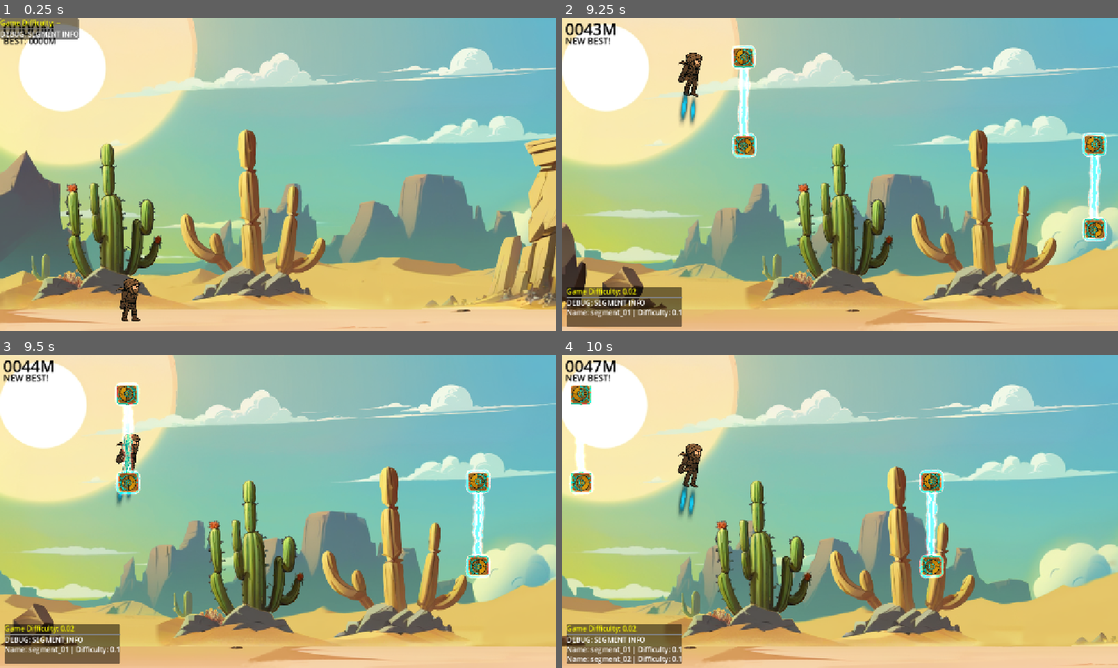
Above: before the commit, frames 1-4 (two rows, left to right).
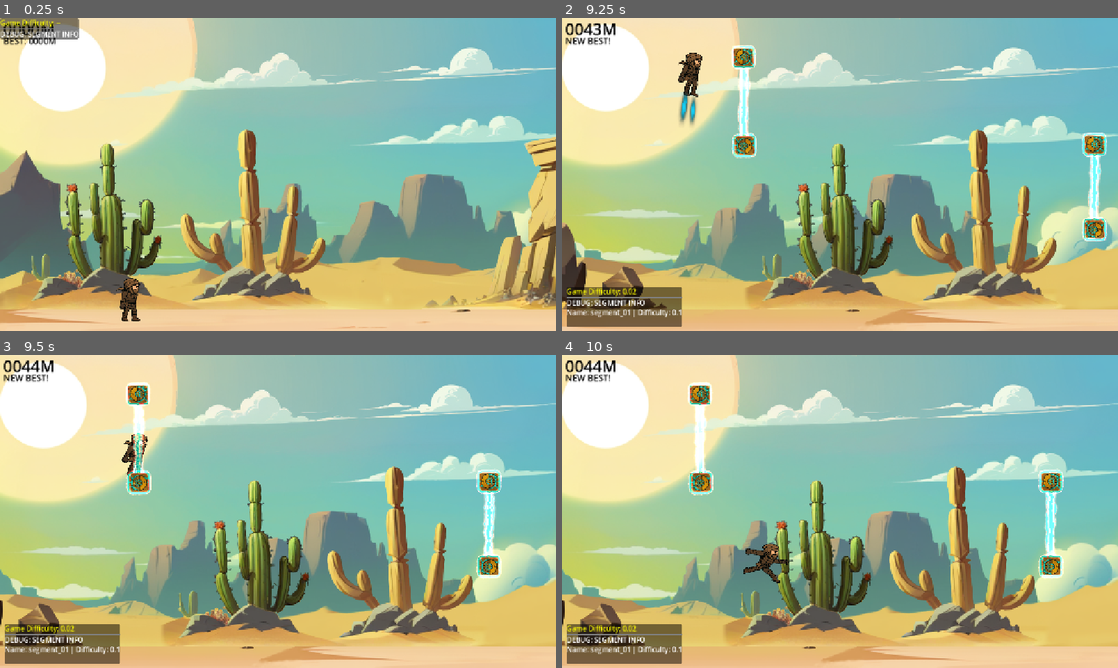
Above: after the commit, the same moments.

Repository: snowfrogdev/jetpack-joyride-clone
Game: Godot game, scene res://main.tscn
The game is run twice, just before and just after one commit, with the same random seed, the same clock (stepped at 60 frames per second) and the same inputs.
Inputs:
- Up to frame 1 (0.25 s): no input
- Up to frame 2 (9.25 s): tap Enter (ui_accept) at 0.5, 0.77, 1.52, 3.02, 3.77, 4.52, 6.02, 6.77, 7.52, 9.02 s; hold Space (Boost) 0.53-1.28 s; tap Space (Boost) every 1.5 s from 1.35 to 8.85 s; hold Space (Boost) 2.03-2.78 s; hold Space (Boost) 3.53-4.28 s; hold Space (Boost) 5.03-5.78 s; hold Space (Boost) 6.53-7.28 s; hold Space (Boost) 8.03-8.78 s
- Up to frame 3 (9.5 s): no input
- Up to frame 4 (10 s): hold Space (Boost) from 9.53 s (still down); tap Enter (ui_accept) at 9.77 s

Frames 1-2 are identical in both runs. In frame 3, 13% of the frame differs, in the area x 0-100%, y 0-98%; in frame 4, 26%, in the area x 0-100%, y 0-100%.
Error before the commit: Invalid call. Nonexistent function 'play_impact_sfx' in base 'Node2D (SunCoreRelays)'. (res://player/player.gd:61)

Commit message:
Add sun core relays audio asset and integrate into sun lance mechanics

Diff:
--- a/hazards/sun_core_relays/sun_core_relays.tscn
+++ b/hazards/sun_core_relays/sun_core_relays.tscn
@@ -1,9 +1,10 @@
-[gd_scene load_steps=10 format=3 uid="uid://bofack50w2ncn"]
+[gd_scene load_steps=11 format=3 uid="uid://bofack50w2ncn"]
 
 [ext_resource type="Script" uid="uid://bbshymeemmvwh" path="res://hazards/sun_core_relays/sun_core_relays.gd" id="1_pcxc2"]
 [ext_resource type="Texture2D" uid="uid://bgxaicew036cs" path="res://assets/suncore_relay.png" id="2_4tqej"]
 [ext_resource type="Shader" uid="uid://dhjauhskmx7c0" path="res://hazards/sun_core_relays/sun_core_beam.gdshader" id="2_h3245"]
 [ext_resource type="Shader" uid="uid://cigbbue3j7u24" path="res://hazards/sun_core_relays/sun_core_relays.gdshader" id="3_vgy54"]
+[ext_resource type="AudioStream" uid="uid://buknkb8pt1yhi" path="res://assets/audio/sun_core_relays.wav" id="5_bac2j"]
 
 [sub_resource type="ShaderMaterial" id="ShaderMaterial_h3245"]
 shader = ExtResource("2_h3245")
@@ -106,5 +107,10 @@
 metadata/_edit_lock_ = true
 
 [node name="CollisionShape2D" type="CollisionShape2D" parent="Collider" groups=["hazard"]]
-shape = SubResource("RectangleShape2D_r4faw")
+shape = SubResource("RectangleShape2D_txov4")
 metadata/_edit_lock_ = true
+
+[node name="AudioStreamPlayer2D" type="AudioStreamPlayer2D" parent="."]
+stream = ExtResource("5_bac2j")
+autoplay = true
+max_distance = 1500.0
--- a/hazards/sun_lance/projectile.gd
+++ b/hazards/sun_lance/projectile.gd
@@ -1,6 +1,16 @@
 extends Area2D
+
+signal player_collision
 
 @onready var sfx: AudioStreamPlayer = $ImpactSfx
 
+func _ready() -> void:
+  body_entered.connect(_on_body_entered)
+
+func _on_body_entered(body) -> void:
+  if body.is_in_group("player"):
+    player_collision.emit()
+    play_impact_sfx()
+
 func play_impact_sfx() -> void:
   sfx.play()
--- a/hazards/sun_lance/states/fired.gd
+++ b/hazards/sun_lance/states/fired.gd
@@ -2,8 +2,32 @@
 
 func enter(_previous_state_path: String, _data: Dictionary = {}) -> void:
   print("Entering Fired state")
+
+  # Connect to the projectile's player_collision signal
+  sun_lance_attack.projectile.player_collision.connect(_on_player_collision)
+
+  # Queue free after timeout if no collision occurs
   await get_tree().create_timer(15).timeout
-  sun_lance_attack.queue_free()
+
+  # Check if the node still exists before freeing
+  if is_instance_valid(sun_lance_attack):
+    sun_lance_attack.queue_free()
+
+func exit() -> void:
+  # Disconnect the signal when exiting the state to prevent memory leaks
+  if is_instance_valid(sun_lance_attack) and is_instance_valid(sun_lance_attack.projectile):
+    if sun_lance_attack.projectile.player_collision.is_connected(_on_player_collision):
+      sun_lance_attack.projectile.player_collision.disconnect(_on_player_collision)
 
 func physics_update(delta: float) -> void:
-  sun_lance_attack.projectile.position.x -= sun_lance_attack.projectile_speed * delta
+  if is_instance_valid(sun_lance_attack) and is_instance_valid(sun_lance_attack.projectile):
+    sun_lance_attack.projectile.position.x -= sun_lance_attack.projectile_speed * delta
+
+func _on_player_collision() -> void:
+  # Play impact visual effect
+  # You could add animation or particles here if needed
+  print("Sun lance hit player!")
+
+  # free the sun lance attack after a certain time or once the animation is done
+  if is_instance_valid(sun_lance_attack):
+    sun_lance_attack.queue_free()
--- a/player/player.gd
+++ b/player/player.gd
@@ -58,7 +58,6 @@
   var current = area
   while current:
     if current.is_in_group("hazard"):
-      current.play_impact_sfx()
       dying.emit()
       break
     current = current.get_parent()
--- a/player/player.tscn
+++ b/player/player.tscn
@@ -1951,7 +1951,7 @@
 nodes/output/position = Vector2(900, 220)
 node_connections = [&"TimeScale", 0, &"StateMachine", &"output", 0, &"TimeScale"]
 
-[node name="Player" type="CharacterBody2D"]
+[node name="Player" type="CharacterBody2D" groups=["player"]]
 scale = Vector2(0.465059, 0.465059)
 script = ExtResource("1_onrkg")
 gravity = 900.0
@@ -2247,3 +2247,6 @@
 stream = ExtResource("11_2ieo8")
 volume_db = -14.0
 pitch_scale = 1.4
+
+[node name="AudioListener2D" type="AudioListener2D" parent="."]
+current = true
--- a/project.godot
+++ b/project.godot
@@ -25,6 +25,7 @@
 
 hazard="Anything that will kill the player on contact"
 sun_lance_trigger=""
+player=""
 
 [input]
 
Not shown, added: assets/audio/sun_core_relays.wav.import
Not shown: 1 places in hazards/sun_core_relays/sun_core_relays.tscn that only renumber resources
Not shown, added: assets/audio/sun_core_relays.wav
